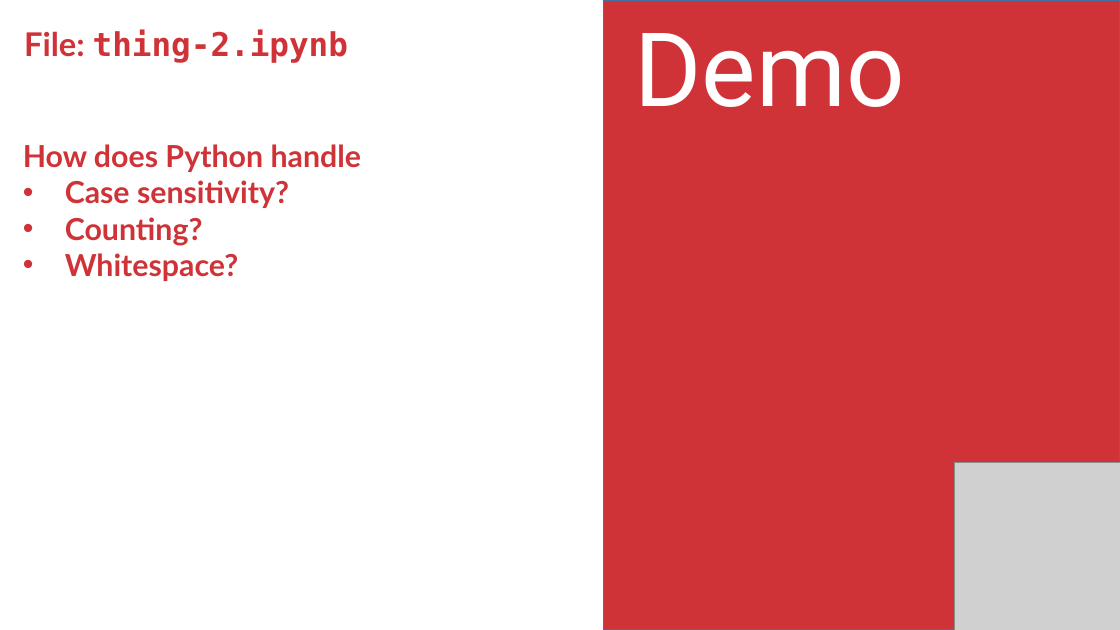
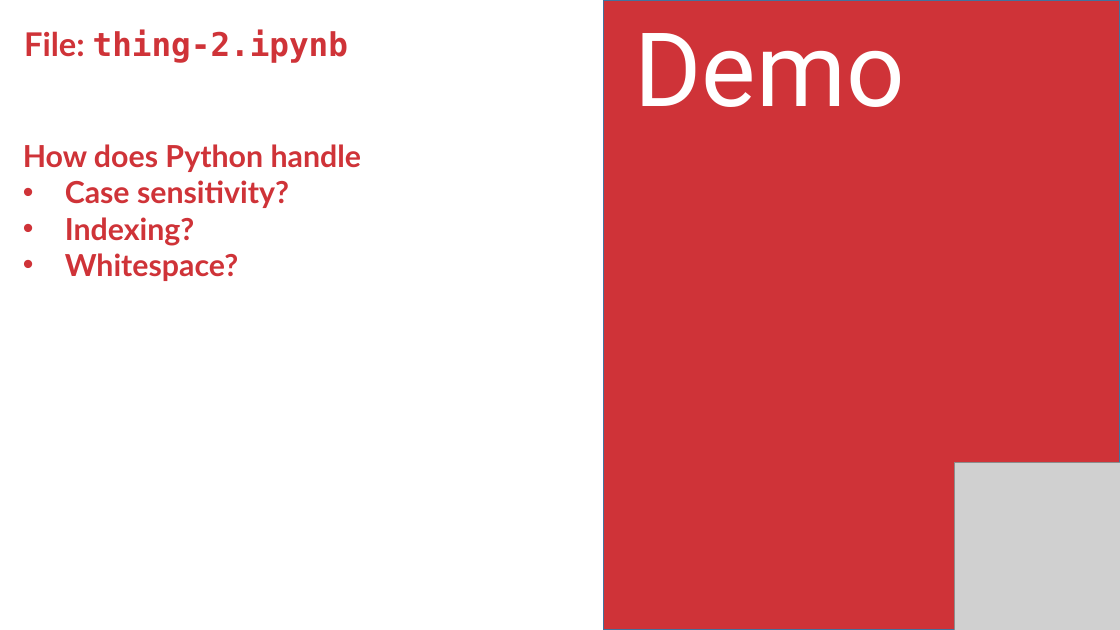
Before and after one commit to stringfestdata/ms-excel-toronto-python, a slide deck: slide 11 of toronto-five-things-excel-python.pptx (slide 9 before the commit). Drawn at 1120x630 pixels with LibreOffice and Linux fonts; fonts in the diff are those of the drawing; grey boxes stand for pictures. Boxes give left, top, right and bottom in pixels: in the first picture for what was removed or moved away, otherwise in the second. Text is boxed around its words. In the diff, an @@ line names an element or a change of style, - is before the commit and + after.

```diff
--- a/toronto-five-things-excel-python.pptx
+++ b/toronto-five-things-excel-python.pptx
@@ text at <box>65,217,195,245</box>: text changed @@
-• Counting?
+• Indexing?
```
Also in this commit, not shown: 5 other slides changed, 3 slides added, 7 other files.
